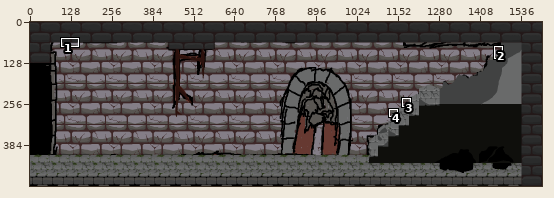
One commit to this pixel-art file: DS1SS_UnityProject/Assets/ArtFolder/Art_Asset/Environment_Asset/AsepritFiles/Middle/OutskirtsExit.ase. Above, an overview of the earlier version with the close-up marked.
Close-up. Old version:
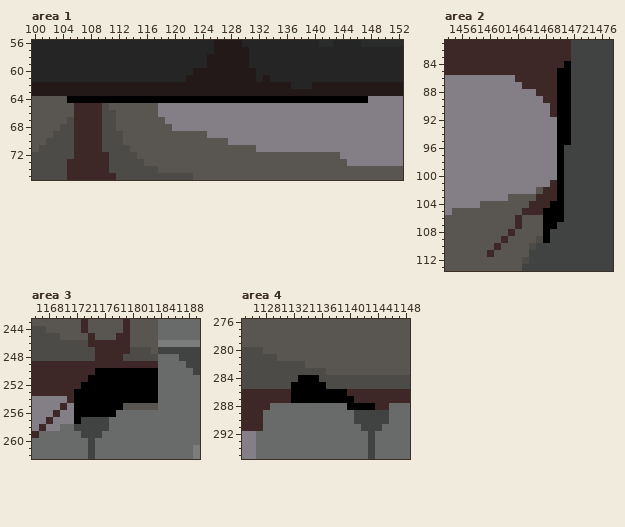
1600x512 pixels, 1 frame. Colours within 5 levels of each other are drawn and written as one. Shown: area 1: x 100..152, y 56..75; area 2: x 1454..1477, y 81..113; area 3: x 1166..1189, y 243..262; area 4: x 1125..1148, y 276..295. The commit also changed other parts of the picture, which this record leaves out.
New version:
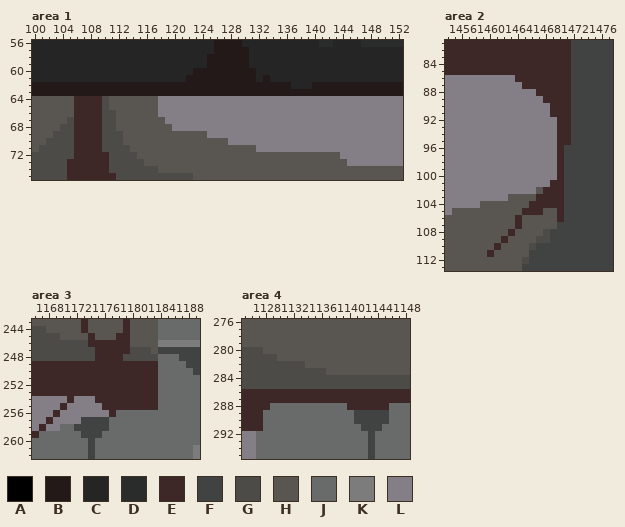
Palette (. is transparent): A #000000  B #231919  C #252525  D #2a2b2b  E #3d2727  F #414242  G #4d4b48  H #595652  J #696a6a  K #7c7c7c  L #847e87
Difference:
layer "Layer 1" now hidden
layer "Colour" now hidden
layer "Outline" now hidden
Area 1:
y 64: x 105..147 AAAAAAAAAAAAAAAAAAAAAAAAAAAAAAAAAAAAAAAAAAA -> HEEEEGHHHHHHHLLLLLLLLLLLLLLLLLLLLLLLLLLLLLL
Area 2:
y 84: x 1471 A -> E
y 85..95: x 1470..1471 AA -> EE
y 96..103: x 1470 A -> E
y 104: x 1469..1470 AA -> EE
y 105..106: x 1468..1470 AAA -> HHE
y 107: x 1468..1469 AA -> HH
y 108..109: x 1468 A -> G
Area 3:
y 250: x 1175..1183 AAAAAAAAA -> EEEEEEEEE
y 251: x 1174..1183 AAAAAAAAAA -> EEEEEEEEEE
y 252: x 1173..1183 AAAAAAAAAAA -> EEEEEEEEEEE
y 253: x 1172..1183 AAAAAAAAAAAA -> EEEEEEEEEEEE
y 254: x 1172..1183 AAAAAAAAAAAA -> LLLEEEEEEEEE
y 255: x 1172..1183 AAAAAAAHHHHH -> LLLLEEEEEEEE
y 256: x 1172..1177 AAAAAA -> LLLLLE
y 257: x 1172 A -> L
Area 4:
y 284: x 1133..1135 AAA -> GGG
y 285: x 1132..1136 AAAAA -> GGGGG
y 286: x 1132..1139 AAAAAAAA -> EEEEEEEE
y 287: x 1132..1140 AAAAAAAAA -> EEEEEEEEE
y 288: x 1140..1143 AAAA -> EEEE
Where, in picture pixels (left, top, right, bottom), the same in both close-ups:
changed: (67, 96, 368, 103)
changed: (543, 61, 571, 243)
changed: (74, 368, 158, 424)
changed: (291, 375, 375, 410)
